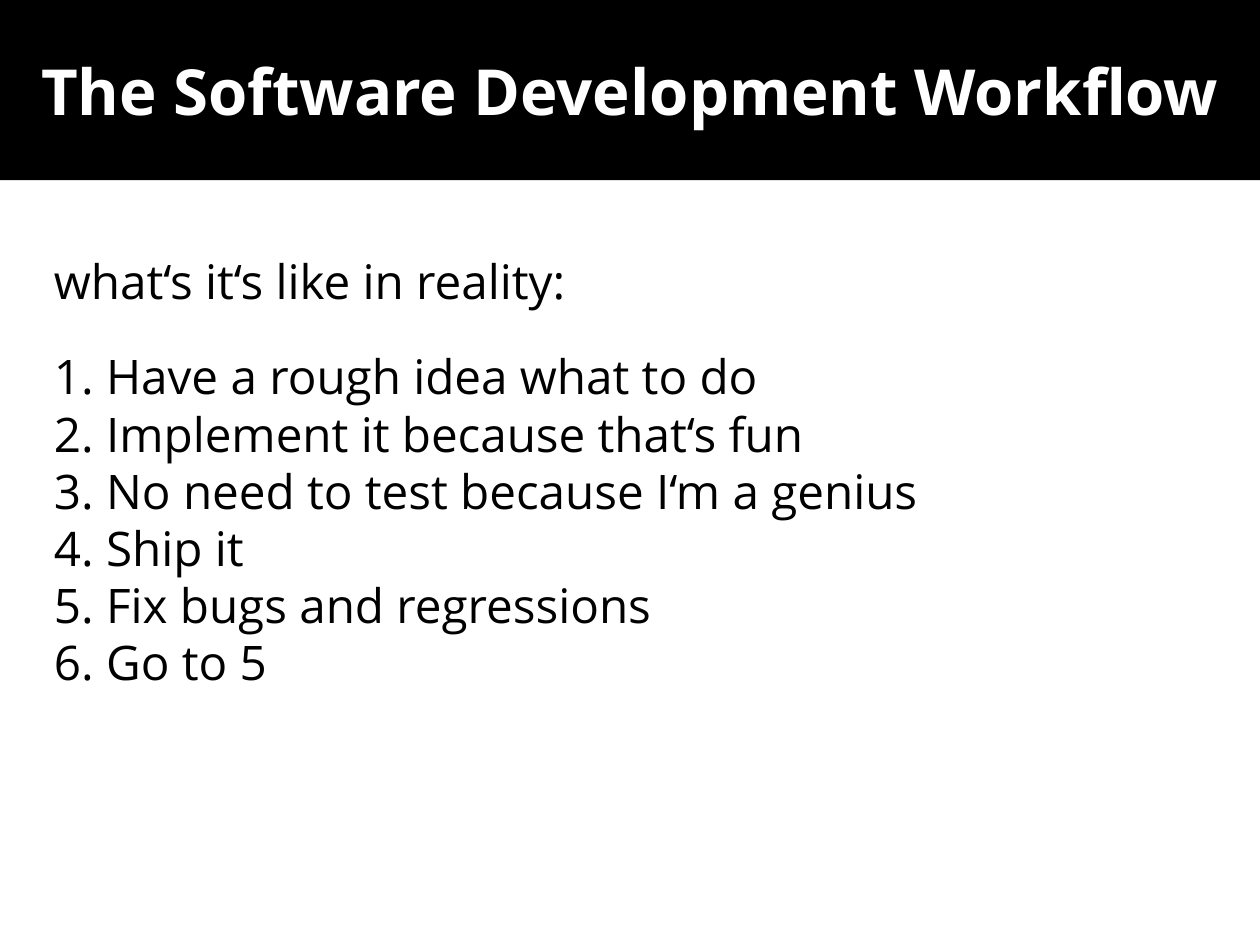
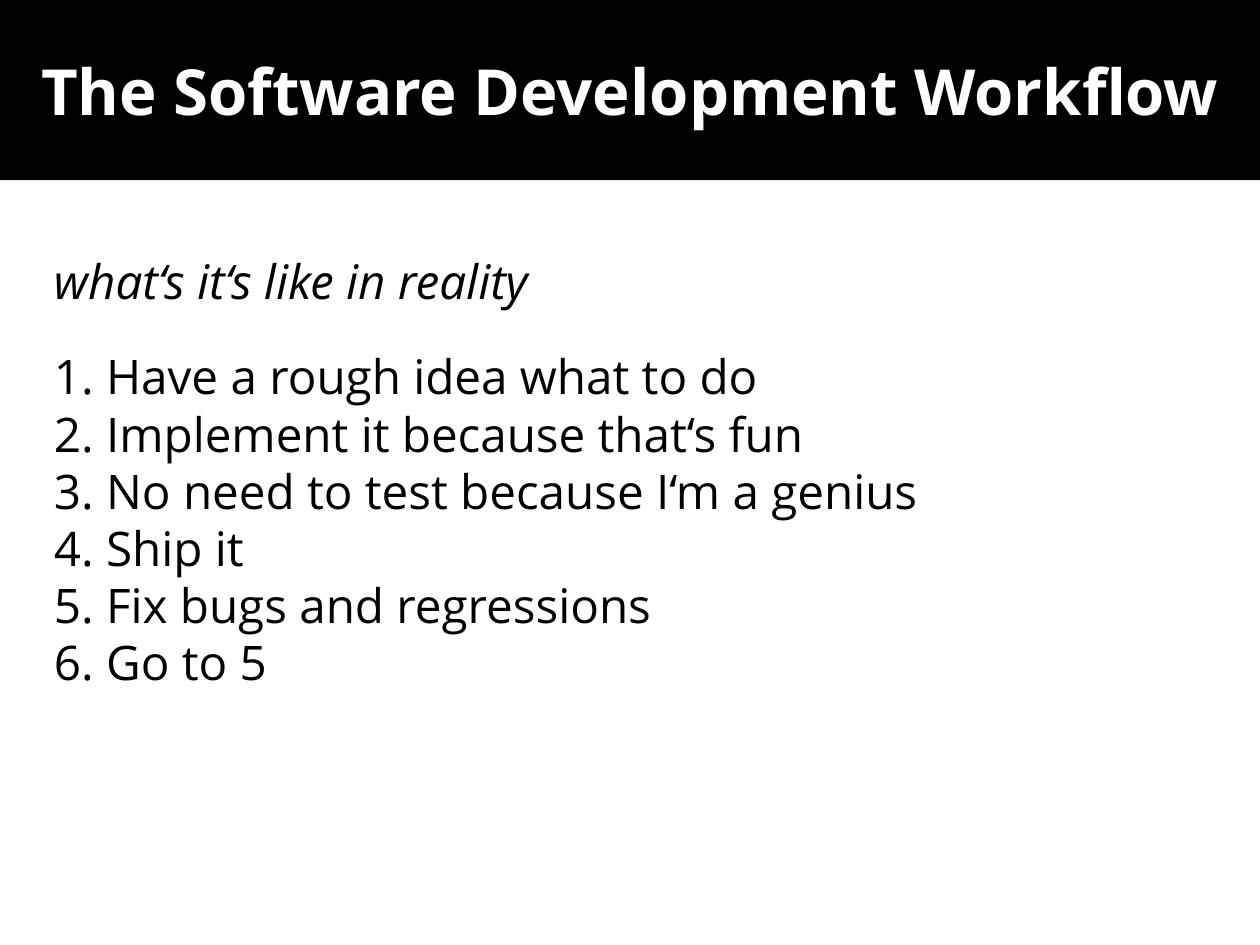
Before and after one commit to wolframroesler/Talks, a slide deck: slide 3 of tdd.odp. Drawn at 1260x945 pixels with LibreOffice and Linux fonts; fonts in the diff are those of the drawing. Boxes give left, top, right and bottom in pixels: in the first picture for what was removed or moved away, otherwise in the second. Text is boxed around its words. In the diff, an @@ line names an element or a change of style, - is before the commit and + after.

Commit message:
Dramatically shorten the text on the slides
This is a talk, not a blog post

```diff
--- a/tdd.odp
+++ b/tdd.odp
@@ text at box(54, 262, 528, 311): text changed; italic on @@
-what‘s it‘s like in reality:
+what‘s it‘s like in reality
```
Also in this commit, not shown: 13 other slides changed, 2 slides added.
